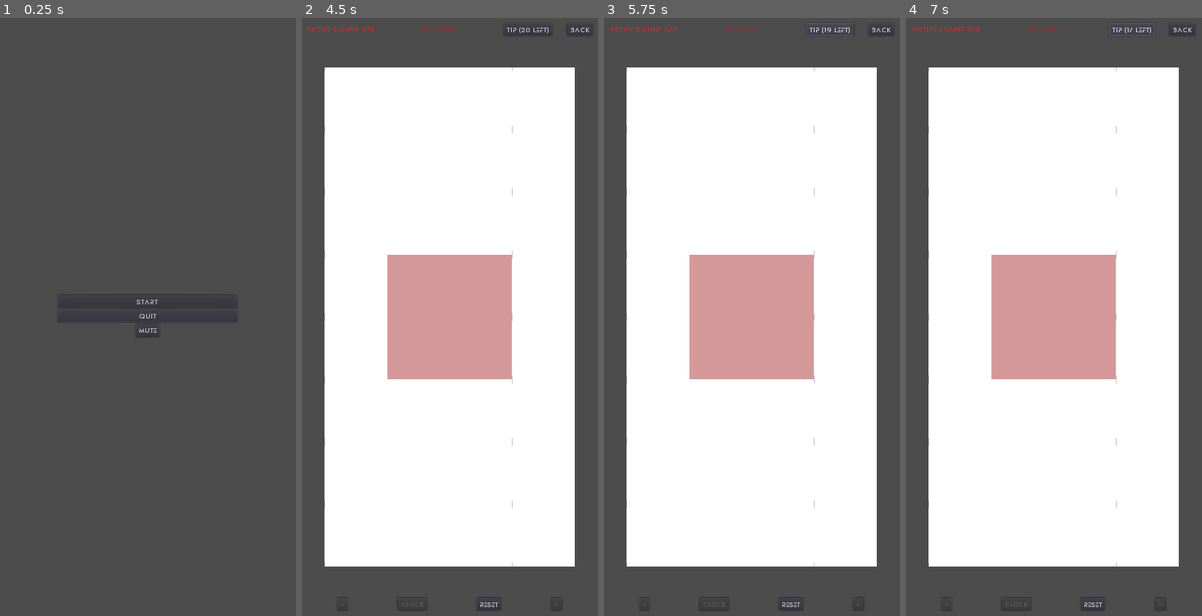
Above: before the commit, frames 1-4 (left to right).
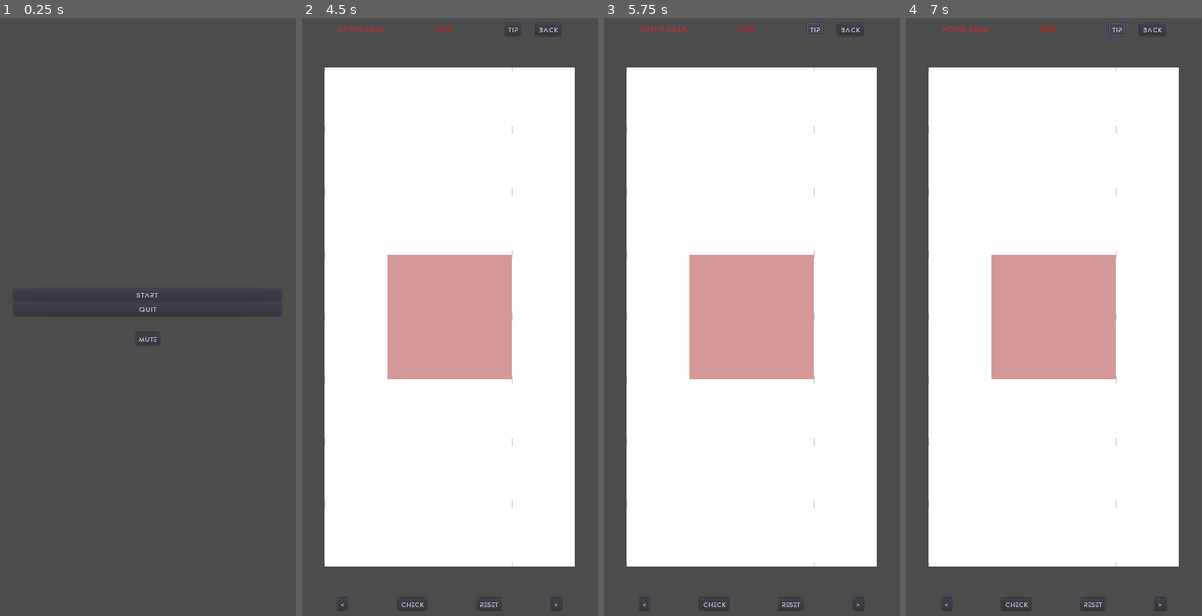
Above: after the commit, the same moments.

Repository: sisipun/SleepyCity
Game: Godot game, scene res://scenes/MainMenu.tscn
Same seed, same stepped clock (60 frames per second), same inputs: the game is played once before the commit and once after it.
Inputs:
- Up to frame 1 (0.25 s): no input
- Up to frame 2 (4.5 s): click "Mute" at 0.5 s; click "Unmute" at 1.25 s; click "Start" at 2 s; click "Back" at 2.75 s; click "Start" at 3.5 s; click "Level 1" at 4.25 s
- Up to frame 3 (5.75 s): click "Tip (20 left)" (after the commit: "Tip") at 5 s
- Up to frame 4 (7 s): click "Tip (19 left)" (after the commit: "Tip") at 5.75 s; click "Tip (18 left)" (after the commit: "Tip") at 6.5 s

The runs differ from the first frame. In frame 1, 0.2% of the frame differs, in the area x 5-94%, y 45-55%; in frame 2, 0.3%; in frame 3, 0.3%, in the area x 1-97%, y 0-99%; in frame 4, 0.3%.
Error after the commit: Invalid set index 'text' (on base: 'null instance') with value of type 'String'. (res://scripts/Level.gd:228)

Commit message:
rename nodes

Diff:
--- a/scenes/Cell.tscn
+++ b/scenes/Cell.tscn
@@ -75,85 +75,85 @@
 atlas = ExtResource( 4 )
 region = Rect2( 1536, 0, 128, 128 )
 
+[sub_resource type="AtlasTexture" id=15]
+flags = 4
+atlas = ExtResource( 3 )
+region = Rect2( 0, 0, 128, 128 )
+
 [sub_resource type="AtlasTexture" id=16]
 flags = 4
 atlas = ExtResource( 3 )
-region = Rect2( 0, 0, 128, 128 )
+region = Rect2( 128, 0, 128, 128 )
 
 [sub_resource type="AtlasTexture" id=17]
 flags = 4
 atlas = ExtResource( 3 )
-region = Rect2( 128, 0, 128, 128 )
+region = Rect2( 256, 0, 128, 128 )
 
 [sub_resource type="AtlasTexture" id=18]
 flags = 4
 atlas = ExtResource( 3 )
-region = Rect2( 256, 0, 128, 128 )
+region = Rect2( 384, 0, 128, 128 )
 
 [sub_resource type="AtlasTexture" id=19]
 flags = 4
 atlas = ExtResource( 3 )
-region = Rect2( 384, 0, 128, 128 )
+region = Rect2( 512, 0, 128, 128 )
 
 [sub_resource type="AtlasTexture" id=20]
 flags = 4
 atlas = ExtResource( 3 )
-region = Rect2( 512, 0, 128, 128 )
+region = Rect2( 640, 0, 128, 128 )
 
 [sub_resource type="AtlasTexture" id=21]
 flags = 4
 atlas = ExtResource( 3 )
-region = Rect2( 640, 0, 128, 128 )
+region = Rect2( 768, 0, 128, 128 )
 
 [sub_resource type="AtlasTexture" id=22]
 flags = 4
 atlas = ExtResource( 3 )
-region = Rect2( 768, 0, 128, 128 )
+region = Rect2( 896, 0, 128, 128 )
 
 [sub_resource type="AtlasTexture" id=23]
 flags = 4
 atlas = ExtResource( 3 )
-region = Rect2( 896, 0, 128, 128 )
+region = Rect2( 1024, 0, 128, 128 )
 
 [sub_resource type="AtlasTexture" id=24]
 flags = 4
 atlas = ExtResource( 3 )
-region = Rect2( 1024, 0, 128, 128 )
+region = Rect2( 1152, 0, 128, 128 )
 
 [sub_resource type="AtlasTexture" id=25]
 flags = 4
 atlas = ExtResource( 3 )
-region = Rect2( 1152, 0, 128, 128 )
+region = Rect2( 1280, 0, 128, 128 )
 
 [sub_resource type="AtlasTexture" id=26]
 flags = 4
 atlas = ExtResource( 3 )
-region = Rect2( 1280, 0, 128, 128 )
+region = Rect2( 1408, 0, 128, 128 )
 
 [sub_resource type="AtlasTexture" id=27]
 flags = 4
 atlas = ExtResource( 3 )
-region = Rect2( 1408, 0, 128, 128 )
-
-[sub_resource type="AtlasTexture" id=28]
-flags = 4
-atlas = ExtResource( 3 )
 region = Rect2( 1536, 0, 128, 128 )
 
-[sub_resource type="SpriteFrames" id=29]
+[sub_resource type="SpriteFrames" id=28]
 animations = [ {
 "frames": [ SubResource( 2 ), SubResource( 3 ), SubResource( 4 ), SubResource( 5 ), SubResource( 6 ), SubResource( 7 ), SubResource( 8 ), SubResource( 9 ), SubResource( 10 ), SubResource( 11 ), SubResource( 12 ), SubResource( 13 ), SubResource( 14 ) ],
 "loop": false,
 "name": "alive",
 "speed": 60.0
 }, {
-"frames": [ SubResource( 16 ), SubResource( 17 ), SubResource( 18 ), SubResource( 19 ), SubResource( 20 ), SubResource( 21 ), SubResource( 22 ), SubResource( 23 ), SubResource( 24 ), SubResource( 25 ), SubResource( 26 ), SubResource( 27 ), SubResource( 28 ) ],
+"frames": [ SubResource( 15 ), SubResource( 16 ), SubResource( 17 ), SubResource( 18 ), SubResource( 19 ), SubResource( 20 ), SubResource( 21 ), SubResource( 22 ), SubResource( 23 ), SubResource( 24 ), SubResource( 25 ), SubResource( 26 ), SubResource( 27 ) ],
 "loop": false,
 "name": "dead",
 "speed": 60.0
 } ]
 
-[sub_resource type="SpriteFrames" id=30]
+[sub_resource type="SpriteFrames" id=29]
 animations = [ {
 "frames": [  ],
 "loop": false,
--- a/scenes/Level.tscn
+++ b/scenes/Level.tscn
@@ -15,14 +15,14 @@
 [node name="HUD" type="CanvasLayer" parent="."]
 follow_viewport_enable = true
 
-[node name="TopContainer" type="CenterContainer" parent="HUD"]
+[node name="TopContainer " type="CenterContainer" parent="HUD"]
 anchor_right = 1.0
 margin_bottom = 50.0
 __meta__ = {
 "_edit_use_anchors_": false
 }
 
-[node name="TopHorizontalContainer" type="HBoxContainer" parent="HUD/TopContainer"]
+[node name="TopHorizontalContainer" type="HBoxContainer" parent="HUD/TopContainer "]
 margin_left = 74.0
 margin_top = 13.0
 margin_right = 526.0
@@ -32,7 +32,7 @@
 "_edit_use_anchors_": false
 }
 
-[node name="ActiveCountLabel" type="Label" parent="HUD/TopContainer/TopHorizontalContainer"]
+[node name="ActiveCountLabel" type="Label" parent="HUD/TopContainer /TopHorizontalContainer"]
 margin_top = 3.0
 margin_right = 100.0
 margin_bottom = 21.0
@@ -45,7 +45,7 @@
 "_edit_use_anchors_": false
 }
 
-[node name="StepNumberLabel" type="Label" parent="HUD/TopContainer/TopHorizontalContainer"]
+[node name="StepNumberLabel" type="Label" parent="HUD/TopContainer /TopHorizontalContainer"]
 margin_left = 200.0
 margin_top = 3.0
 margin_right = 241.0
@@ -58,13 +58,13 @@
 "_edit_use_anchors_": false
 }
 
-[node name="TopHorizontalButtonsContainer" type="HBoxContainer" parent="HUD/TopContainer/TopHorizontalContainer"]
+[node name="TopHorizontalButtonsContainer" type="HBoxContainer" parent="HUD/TopContainer /TopHorizontalContainer"]
 margin_left = 341.0
 margin_right = 452.0
 margin_bottom = 24.0
 custom_constants/separation = 30
 
-[node name="TipButton" type="Button" parent="HUD/TopContainer/TopHorizontalContainer/TopHorizontalButtonsContainer"]
+[node name="TipButton" type="Button" parent="HUD/TopContainer /TopHorizontalContainer/TopHorizontalButtonsContainer"]
 margin_right = 32.0
 margin_bottom = 24.0
 custom_fonts/font = ExtResource( 2 )
@@ -73,7 +73,7 @@
 "_edit_use_anchors_": false
 }
 
-[node name="BackButton" type="Button" parent="HUD/TopContainer/TopHorizontalContainer/TopHorizontalButtonsContainer"]
+[node name="BackButton" type="Button" parent="HUD/TopContainer /TopHorizontalContainer/TopHorizontalButtonsContainer"]
 margin_left = 62.0
 margin_right = 111.0
 margin_bottom = 24.0
@@ -176,8 +176,8 @@
 [node name="LevelCompleteSound" type="AudioStreamPlayer" parent="Sound"]
 stream = ExtResource( 5 )
 [connection signal="timeout" from="StepTimer" to="." method="_on_step_timeout"]
-[connection signal="pressed" from="HUD/TopContainer/TopHorizontalContainer/TopHorizontalButtonsContainer/TipButton" to="." method="_on_tip_pressed"]
-[connection signal="pressed" from="HUD/TopContainer/TopHorizontalContainer/TopHorizontalButtonsContainer/BackButton" to="." method="_on_back_pressed"]
+[connection signal="pressed" from="HUD/TopContainer /TopHorizontalContainer/TopHorizontalButtonsContainer/TipButton" to="." method="_on_tip_pressed"]
+[connection signal="pressed" from="HUD/TopContainer /TopHorizontalContainer/TopHorizontalButtonsContainer/BackButton" to="." method="_on_back_pressed"]
 [connection signal="pressed" from="HUD/BottomContainer/BottomHorizontalContainer/StepBackButton" to="." method="_on_step_back_pressed"]
 [connection signal="pressed" from="HUD/BottomContainer/BottomHorizontalContainer/CheckButton" to="." method="_on_check_pressed"]
 [connection signal="pressed" from="HUD/BottomContainer/BottomHorizontalContainer/ResetButton" to="." method="_on_reset_pressed"]
--- a/scenes/MainMenu.tscn
+++ b/scenes/MainMenu.tscn
@@ -10,42 +10,53 @@
 "_edit_use_anchors_": false
 }
 
-[node name="Buttons" type="VBoxContainer" parent="."]
-anchor_top = -0.0017658
+[node name="MenuMargin" type="MarginContainer" parent="."]
 anchor_right = 1.0
-anchor_bottom = 0.998234
-margin_left = 120.0
-margin_top = 80.0
-margin_right = -120.0
-margin_bottom = -80.0
+anchor_bottom = 1.0
+custom_constants/margin_right = 32
+custom_constants/margin_left = 32
+__meta__ = {
+"_edit_use_anchors_": false
+}
+
+[node name="Buttons" type="VBoxContainer" parent="MenuMargin"]
+margin_left = 32.0
+margin_right = 568.0
+margin_bottom = 1200.0
 alignment = 1
 __meta__ = {
 "_edit_use_anchors_": false
 }
 
-[node name="StartButton" type="Button" parent="Buttons"]
-margin_top = 479.0
-margin_right = 360.0
-margin_bottom = 503.0
+[node name="StartButton" type="Button" parent="MenuMargin/Buttons"]
+margin_top = 545.0
+margin_right = 536.0
+margin_bottom = 569.0
 text = "Start"
 
-[node name="QuitButton" type="Button" parent="Buttons"]
-margin_top = 507.0
-margin_right = 360.0
-margin_bottom = 531.0
+[node name="QuitButton" type="Button" parent="MenuMargin/Buttons"]
+margin_top = 573.0
+margin_right = 536.0
+margin_bottom = 597.0
 text = "Quit"
 
-[node name="FooterButtons" type="HBoxContainer" parent="Buttons"]
-margin_top = 535.0
-margin_right = 360.0
-margin_bottom = 559.0
+[node name="FooterButtonsMargin" type="MarginContainer" parent="MenuMargin/Buttons"]
+margin_top = 601.0
+margin_right = 536.0
+margin_bottom = 655.0
+custom_constants/margin_top = 30
+
+[node name="FooterButtons" type="HBoxContainer" parent="MenuMargin/Buttons/FooterButtonsMargin"]
+margin_top = 30.0
+margin_right = 536.0
+margin_bottom = 54.0
 alignment = 1
 
-[node name="SoundButton" type="Button" parent="Buttons/FooterButtons"]
-margin_left = 156.0
-margin_right = 204.0
+[node name="SoundButton" type="Button" parent="MenuMargin/Buttons/FooterButtonsMargin/FooterButtons"]
+margin_left = 244.0
+margin_right = 292.0
 margin_bottom = 24.0
 text = "Mute"
-[connection signal="pressed" from="Buttons/StartButton" to="." method="_on_start_pressed"]
-[connection signal="pressed" from="Buttons/QuitButton" to="." method="_on_quit_pressed"]
-[connection signal="pressed" from="Buttons/FooterButtons/SoundButton" to="." method="_on_sound_pressed"]
+[connection signal="pressed" from="MenuMargin/Buttons/StartButton" to="." method="_on_start_pressed"]
+[connection signal="pressed" from="MenuMargin/Buttons/QuitButton" to="." method="_on_quit_pressed"]
+[connection signal="pressed" from="MenuMargin/Buttons/FooterButtonsMargin/FooterButtons/SoundButton" to="." method="_on_sound_pressed"]
--- a/scripts/MainMenu.gd
+++ b/scripts/MainMenu.gd
@@ -3,10 +3,10 @@
 
 func _ready():
 	if Game.has_sound():
-		$Buttons/FooterButtons/SoundButton.text = "Mute"
+		$MenuMargin/Buttons/FooterButtonsMargin/FooterButtons/SoundButton.text = "Mute"
 		Game.unmute()
 	else:
-		$Buttons/FooterButtons/SoundButton.text = "Unmute"
+		$MenuMargin/Buttons/FooterButtonsMargin/FooterButtons/SoundButton.text = "Unmute"
 		Game.mute()
 
 func _on_start_pressed():
@@ -18,7 +18,7 @@
 func _on_sound_pressed():
 	if Game.has_sound():
 		Game.mute()
-		$Buttons/FooterButtons/SoundButton.text = "Unmute"
+		$MenuMargin/Buttons/FooterButtonsMargin/FooterButtons/SoundButton.text = "Unmute"
 	else:
 		Game.unmute()
-		$Buttons/FooterButtons/SoundButton.text = "Mute"
+		$MenuMargin/Buttons/FooterButtonsMargin/FooterButtons/SoundButton.text = "Mute"
Not shown: 2 places in scenes/Cell.tscn that only renumber resources
